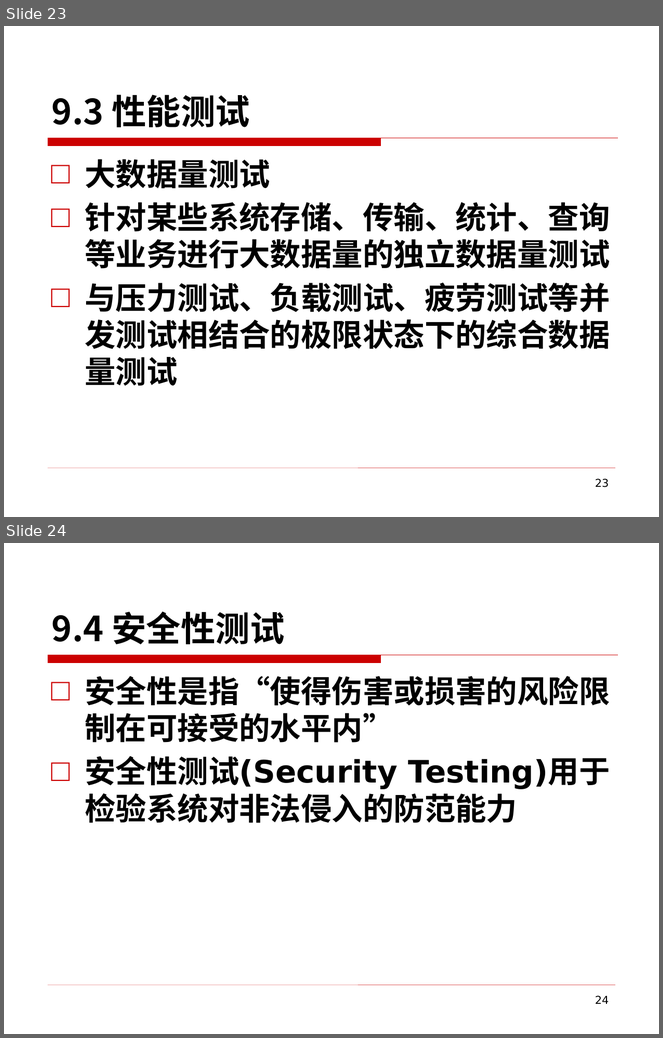
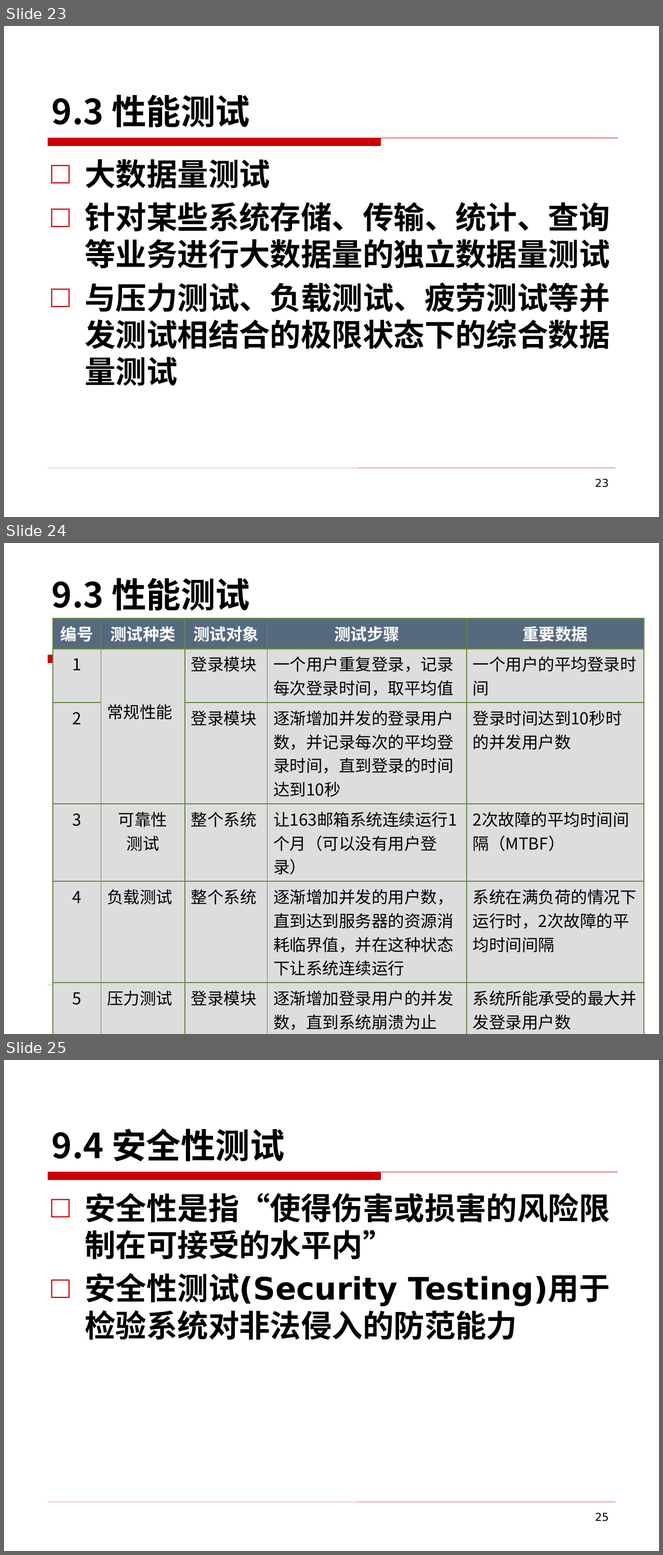
Before and after one commit to edu2act/course-foundation-software-tesing, a slide deck: PPT/第三部分 软件测试应用/9 系统测试.pptx. Shown one above the other, each under a label of ours: slides 23 and 24 before the commit, slides 23, 24 and 25 after it. The pictures are 663x1038 and 663x1555 pixels, drawn with LibreOffice and Linux fonts; fonts in the diff are those of the drawing; background and template pictures are left out. Boxes give left, top, right and bottom in pixels: in the first picture for what was removed or moved away, otherwise in the second. Text is boxed around its words. In the diff, an @@ line names an element or a change of style, - is before the commit and + after.

```diff
--- a/PPT/第三部分 软件测试应用/9 系统测试.pptx
+++ b/PPT/第三部分 软件测试应用/9 系统测试.pptx
@@ slide 24 added at (4, 543, 659, 1034), background picture (left out); not listed: 2 template elements that a slide beside it also shows @@
@@ text added at (52, 578, 250, 611), 38 pt, text #000000, bold @@
+9.3 性能测试
@@ table added at (53, 618, 644, 1032), 6 rows, 5 columns @@
+编号 | 测试种类 | 测试对象 | 测试步骤 | 重要数据
+1 | 常规性能 | 登录模块 | 一个用户重复登录，记录每次登录时间，取平均值 | 一个用户的平均登录时间
+2 |  | 登录模块 | 逐渐增加并发的登录用户数，并记录每次的平均登录时间，直到登录的时间达到10秒 | 登录时间达到10秒时的并发用户数
+3 | 可靠性 / 测试 | 整个系统 | 让163邮箱系统连续运行1个月（可以没有用户登录） | 2次故障的平均时间间隔（MTBF）
+4 | 负载测试 | 整个系统 | 逐渐增加并发的用户数，直到达到服务器的资源消耗临界值，并在这种状态下让系统连续运行 | 系统在满负荷的情况下运行时，2次故障的平均时间间隔
+5 | 压力测试 | 登录模块 | 逐渐增加登录用户的并发数，直到系统崩溃为止 | 系统所能承受的最大并发登录用户数
@@ what was slide 24 is now slide 25 @@
@@ page number at (595, 1513, 609, 1522): text changed @@
-24
+25
```
Also in this commit, not shown: 3 other files.
